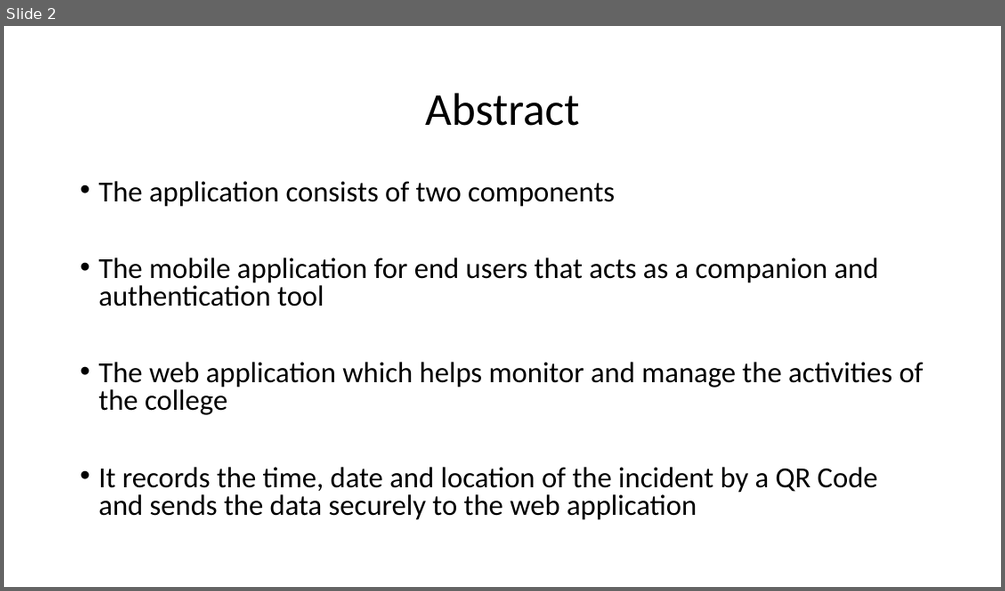
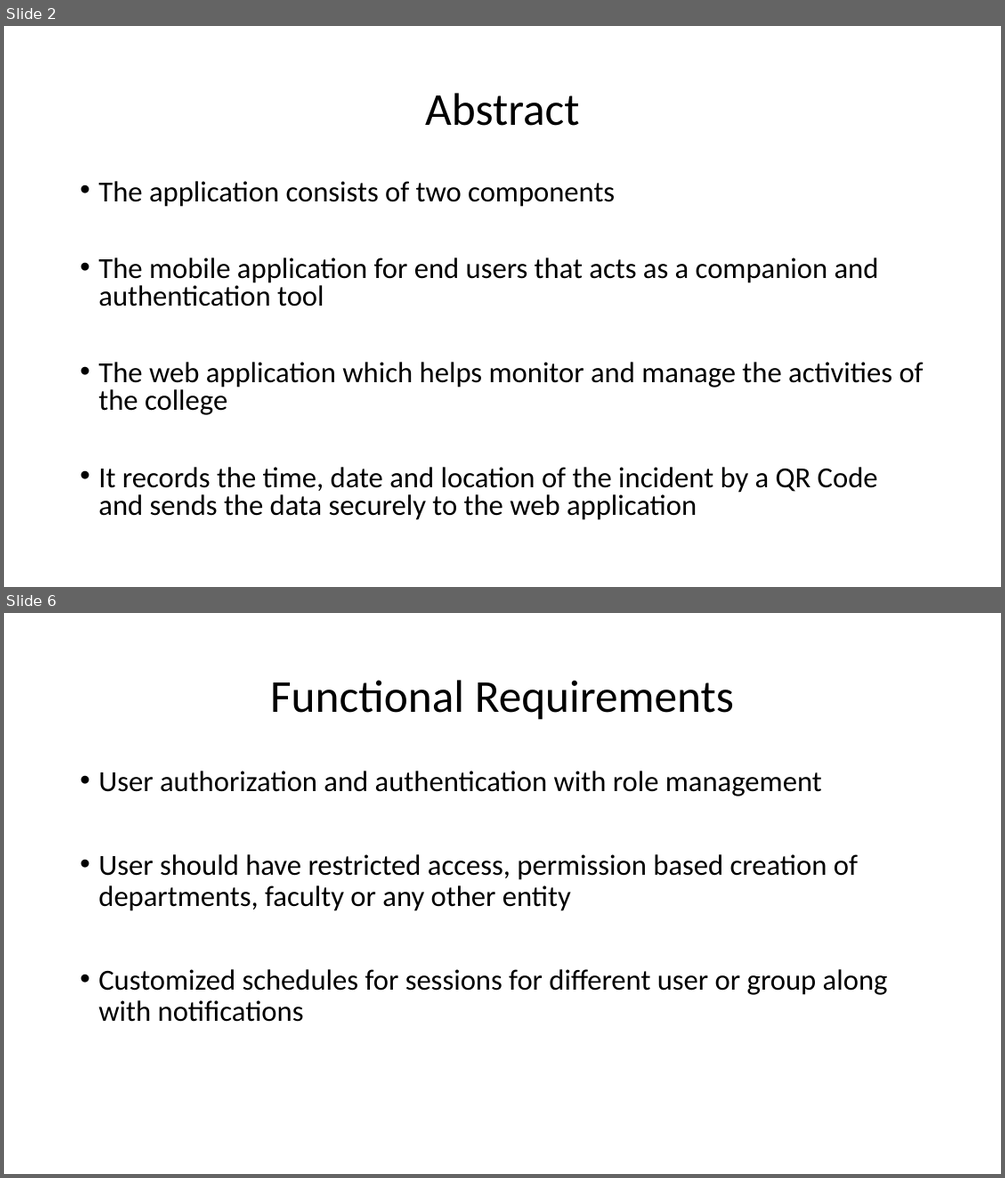
Before and after one commit to pesumca/vibhaag, a slide deck: docs/second_presentation/Vibhaag - Second Presentation.pptx. Shown one above the other, each under a label of ours: slide 2 before the commit, slides 2 and 6 after it; the slides between them are not shown. The pictures are 1005x591 and 1005x1178 pixels, drawn with LibreOffice and Linux fonts; fonts in the diff are those of the drawing. Boxes give left, top, right and bottom in pixels: in the first picture for what was removed or moved away, otherwise in the second. Text is boxed around its words. In the diff, an @@ line names an element or a change of style, - is before the commit and + after.

```diff
--- a/docs/second_presentation/Vibhaag - Second Presentation.pptx
+++ b/docs/second_presentation/Vibhaag - Second Presentation.pptx
@@ slide 6 added at <box>4,613,1001,1174</box>, background #FFFFFF @@
@@ title added at <box>270,680,734,720</box>, 44 pt, text #000000 @@
+Functional Requirements
@@ text added at <box>98,771,888,1022</box>, 28 pt, text #000000 @@
+• User authorization and authentication with role management
+• User should have restricted access, permission based creation of departments, faculty or any other entity
+• Customized schedules for sessions for different user or group along with notifications
```
Also in this commit, not shown: 3 slides changed, 3 other slides added, 1 slide removed, 6 other files.
